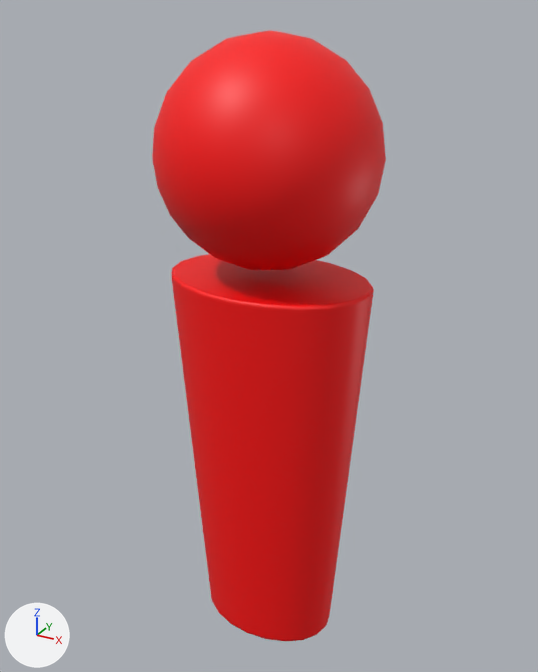
Before and after pictures for a commit that changed the FBX model Content/Assets/Human_SplitMesh.fbx.
Before and after are seen from a camera (50 mm lens) standing at (0.903, -1.642, 1.778) and looking at (-0.016, 0.029, 0.943). The axes (+X, +Y, +Z) are drawn at lower left. The lights are the same throughout. Where no turn or scale is listed for an object, it has been applied to the vertices.

The first picture shows 'Body', 'Head'.
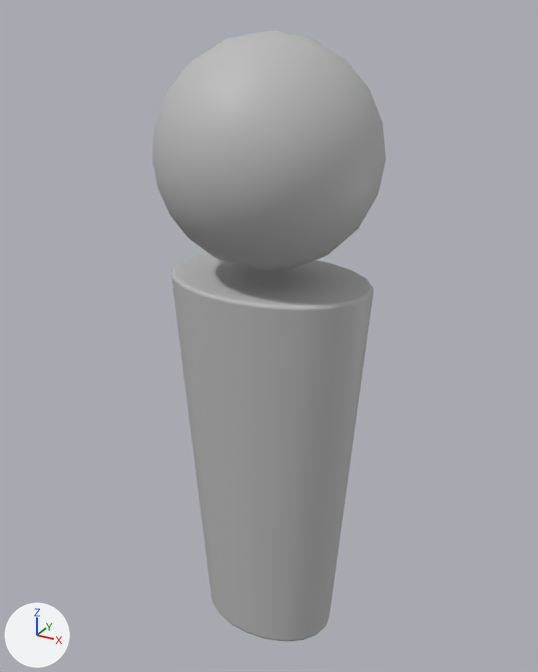
Commit message: Added separate material for head and body

Changed parts and their boxes [x1, y1, x2, y2] in the pictures (538 x 672 px):
```json
{"object": "Body", "change": "recoloured", "before": [172, 254, 374, 641], "after": [172, 254, 374, 641], "on screen": "red to grey"}
{"object": "Head", "change": "recoloured", "before": [152, 30, 386, 270], "after": [152, 30, 386, 270], "on screen": "red to grey"}
```

Scene script edits in JSON lines:
```json
{"op": "add", "block": "mat_phong2", "code": ["mat_phong2 = principled_material('phong2')", "mat_phong2.base_color = (0.5, 0.5, 0.5)  # grey #bcbcbc", "mat_phong2.roughness = 0.553"]}
{"op": "add", "block": "mat_phong3", "code": ["mat_phong3 = principled_material('phong3')", "mat_phong3.base_color = (0.5, 0.5, 0.5)  # grey #bcbcbc", "mat_phong3.roughness = 0.553"]}
{"block": "me_mesh_001", "where": "me_mesh_001.from_pydata(...)  # 122 vertices, 240 faces; spans x -0.096..0.475, y -0.2..0.2, z 0.0..1.131"}
{"op": "remove", "block": "me_mesh_001", "code": "me_mesh_001.materials.append(mat_lambert2)  # picture img_red_person_png"}
{"op": "add", "block": "me_mesh_001", "code": "me_mesh_001.materials.append(mat_phong2)  # grey #bcbcbc"}
{"block": "me_mesh", "where": "me_mesh.from_pydata(...)  # 382 vertices, 760 faces; spans x -0.097..0.476, y -0.286..0.286, z 1.16..1.732"}
{"op": "remove", "block": "me_mesh", "code": "me_mesh.materials.append(mat_lambert2)  # picture img_red_person_png"}
{"op": "add", "block": "me_mesh", "code": "me_mesh.materials.append(mat_phong3)  # grey #bcbcbc"}
```
